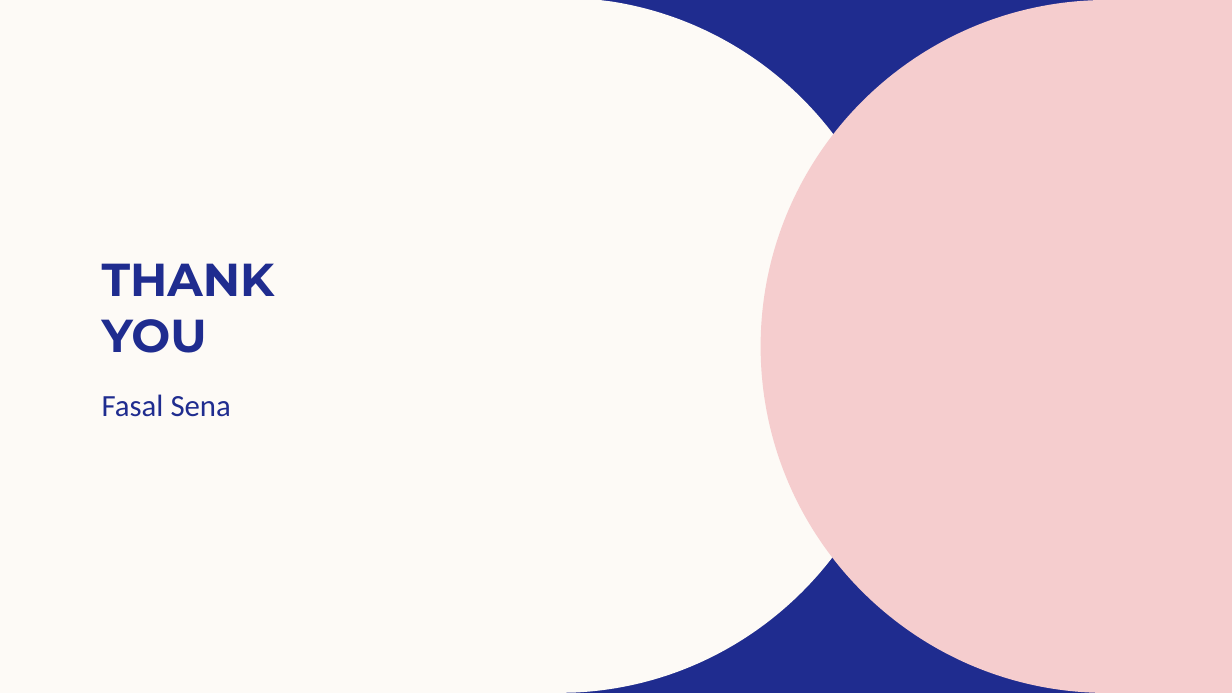
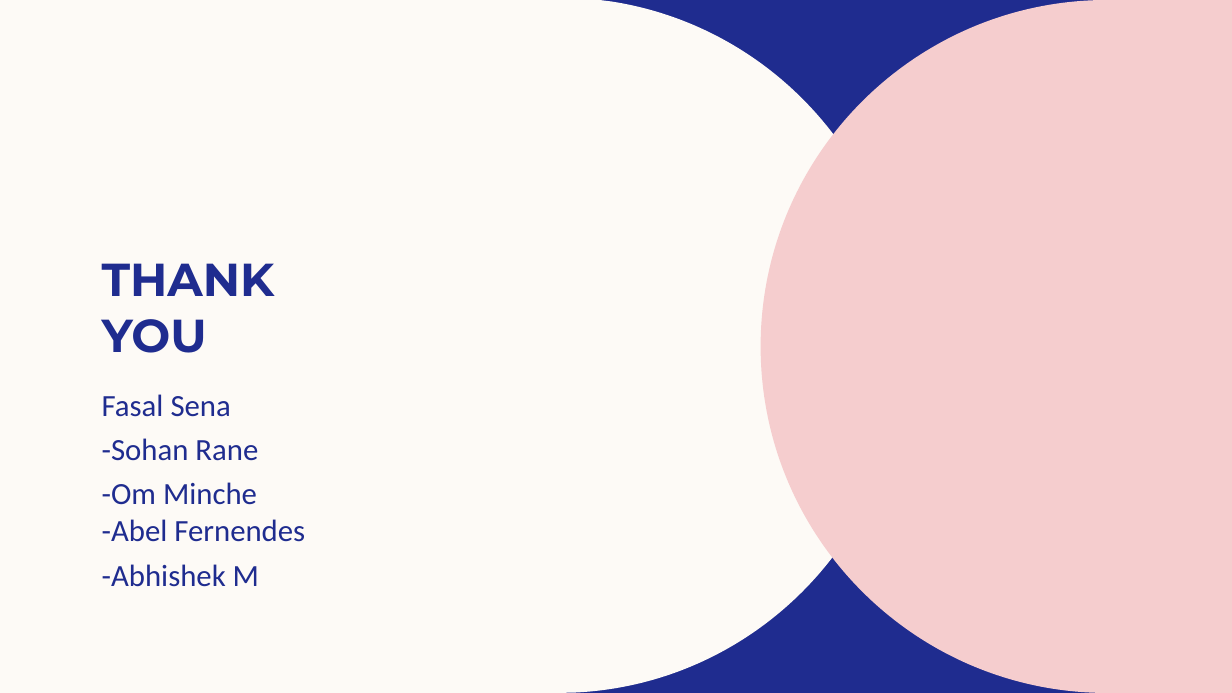
Before and after one commit to srr17/HackathonACMNEXUS, a slide deck: slide 18 of CROP LINK.pptx (slide 8 before the commit). Drawn at 1232x693 pixels with LibreOffice and Linux fonts; fonts in the diff are those of the drawing; background and template pictures are left out. Boxes give left, top, right and bottom in pixels: in the first picture for what was removed or moved away, otherwise in the second. Text is boxed around its words. In the diff, an @@ line names an element or a change of style, - is before the commit and + after.

Commit message:
ppt_ready

```diff
--- a/CROP LINK.pptx
+++ b/CROP LINK.pptx
@@ subtitle at (102,438,305,587): paragraphs added @@
+-Sohan Rane
+-Om Minche
+-Abel Fernendes
+-Abhishek M
```
Also in this commit, not shown: 3 other slides changed, 9 slides added, 6 slides removed.
